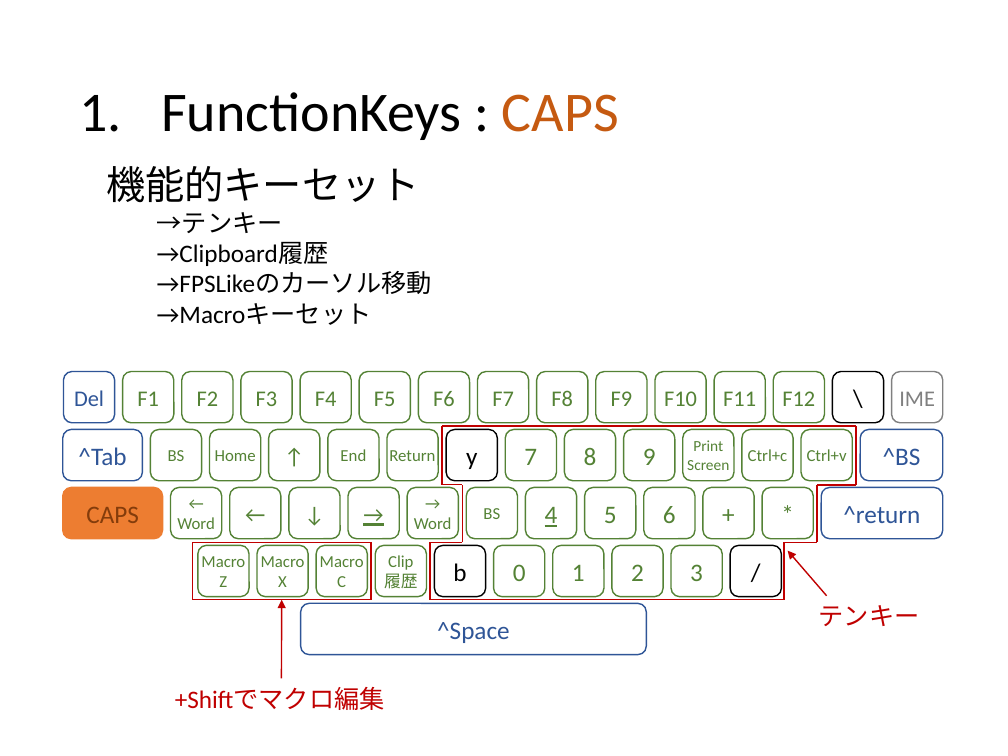
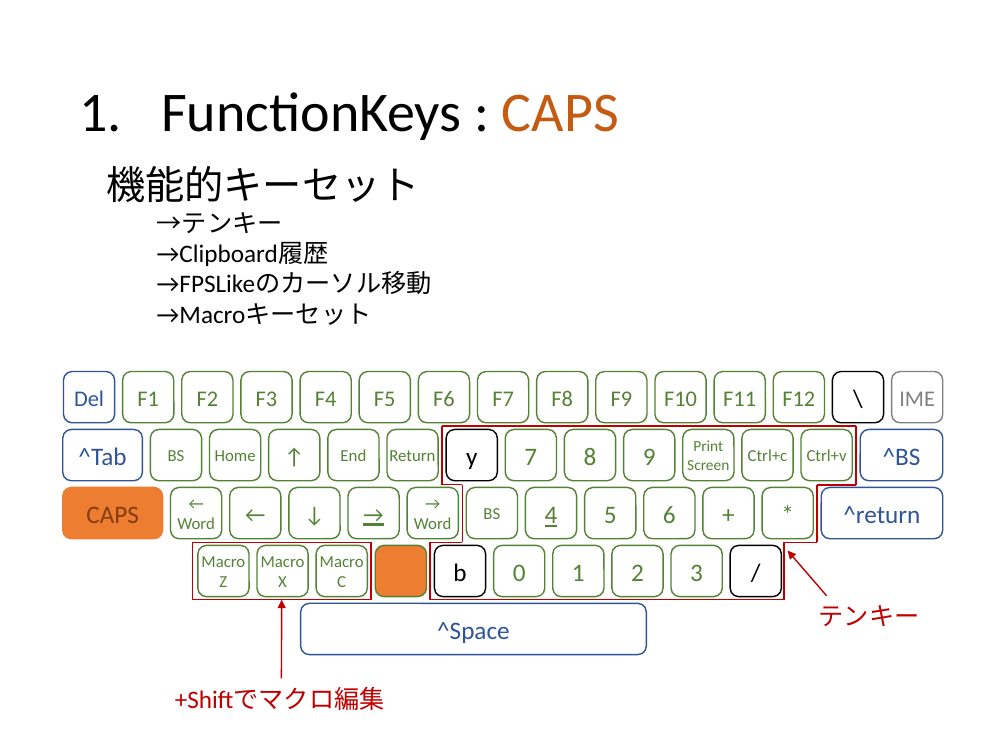
Before and after one commit to ittooo66/myAHK, a slide deck: slide 5 of MANUAL.pptx. Drawn at 1008x756 pixels with LibreOffice and Linux fonts; fonts in the diff are those of the drawing. Boxes give left, top, right and bottom in pixels: in the first picture for what was removed or moved away, otherwise in the second. Text is boxed around its words. In the diff, an @@ line names an element or a change of style, - is before the commit and + after.

```diff
--- a/MANUAL.pptx
+++ b/MANUAL.pptx
@@ rounded rectangle at [375,545,426,597]: fill #FFFFFF to #ED7D31 @@
@@ text in rounded rectangle at [384,555,418,589]: text removed @@
-Clip
-履歴
```
Also in this commit, not shown: 6 other slides changed, 2 slides removed.
